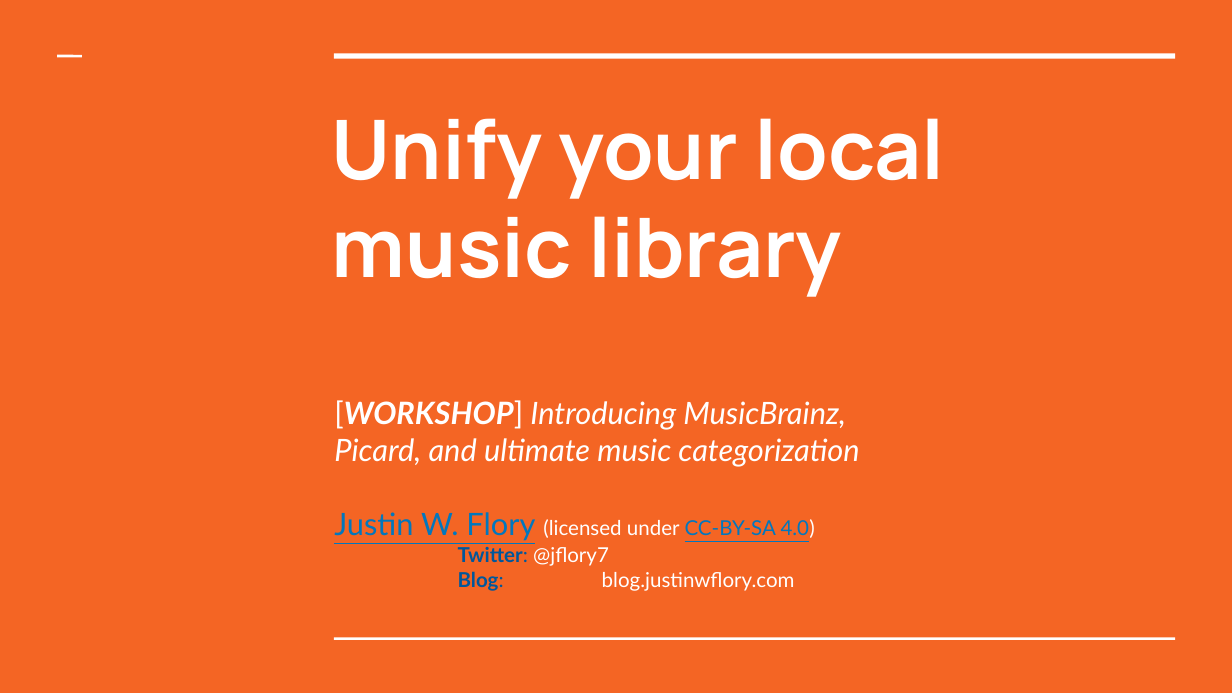
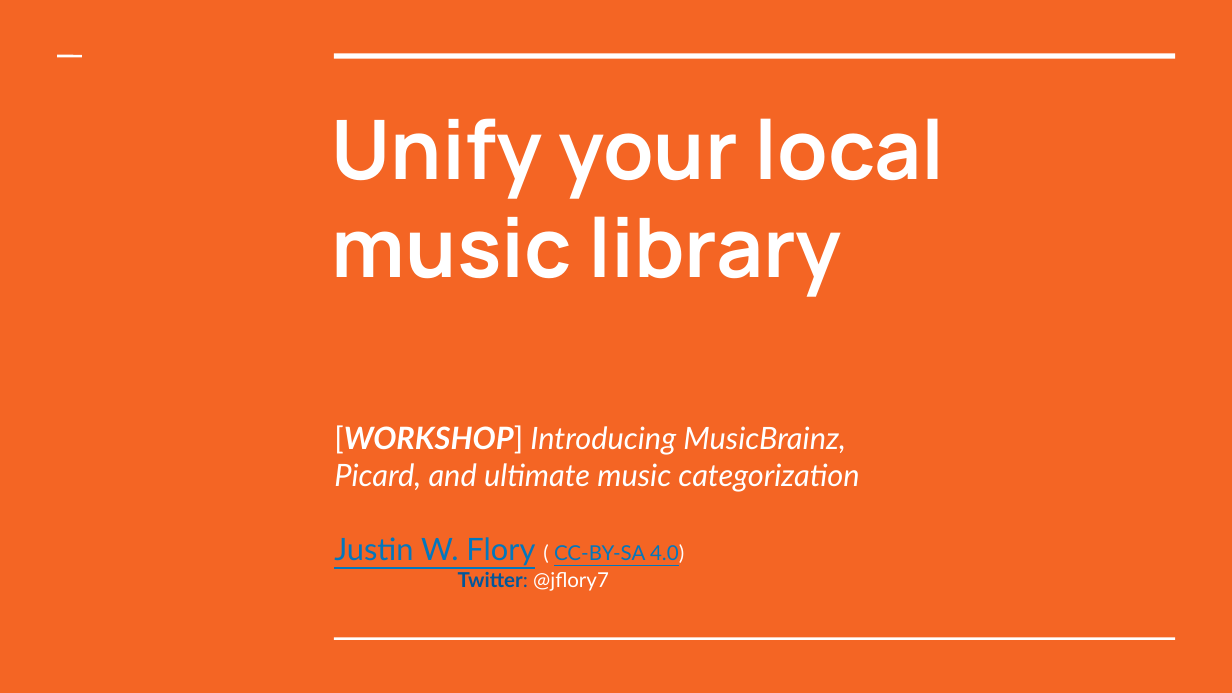
Before and after one commit to jflory7/presentations, a slide deck: slide 1 of 2017/musicbrainz-picard-workshop/musicbrainz-picard-workshop-presentation.odp. Drawn at 1232x693 pixels with LibreOffice and Linux fonts; fonts in the diff are those of the drawing. Boxes give left, top, right and bottom in pixels: in the first picture for what was removed or moved away, otherwise in the second. Text is boxed around its words. In the diff, an @@ line names an element or a change of style, - is before the commit and + after.

Commit message:
Minor revisions to MusicBrainz workshop

```diff
--- a/2017/musicbrainz-picard-workshop/musicbrainz-picard-workshop-presentation.odp
+++ b/2017/musicbrainz-picard-workshop/musicbrainz-picard-workshop-presentation.odp
@@ subtitle at <box>334,537,684,566</box>: text changed; size 12 to 18 pt @@
-Justin W. Flory (licensed under CC-BY-SA 4.0)
+Justin W. Flory ( CC-BY-SA 4.0)
@@ subtitle at <box>458,571,795,591</box>: paragraph removed @@
-Blog: blog.justinwflory.com
```
Also in this commit, not shown: 6 other slides changed, 1 slide removed, 1 other file.
